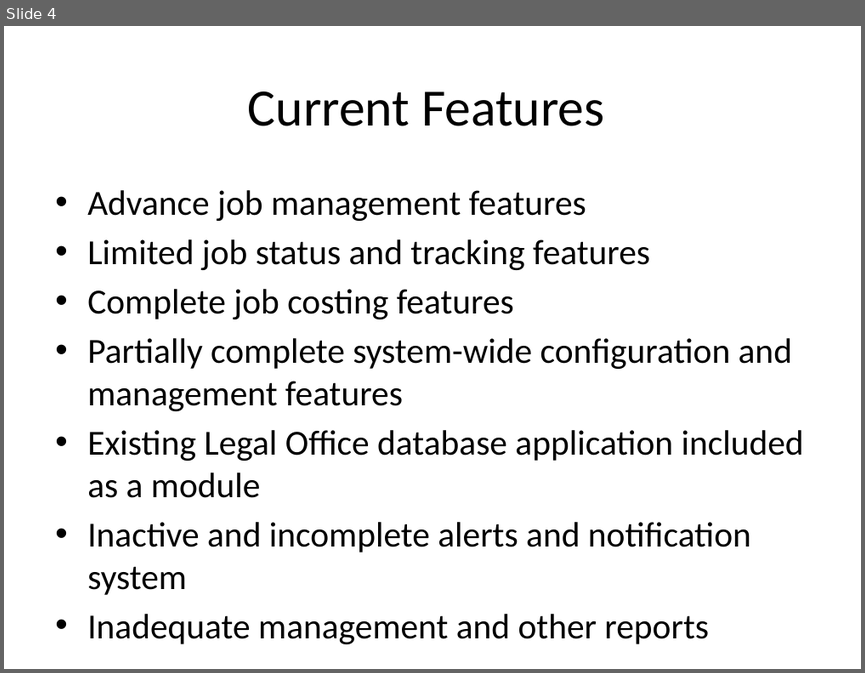
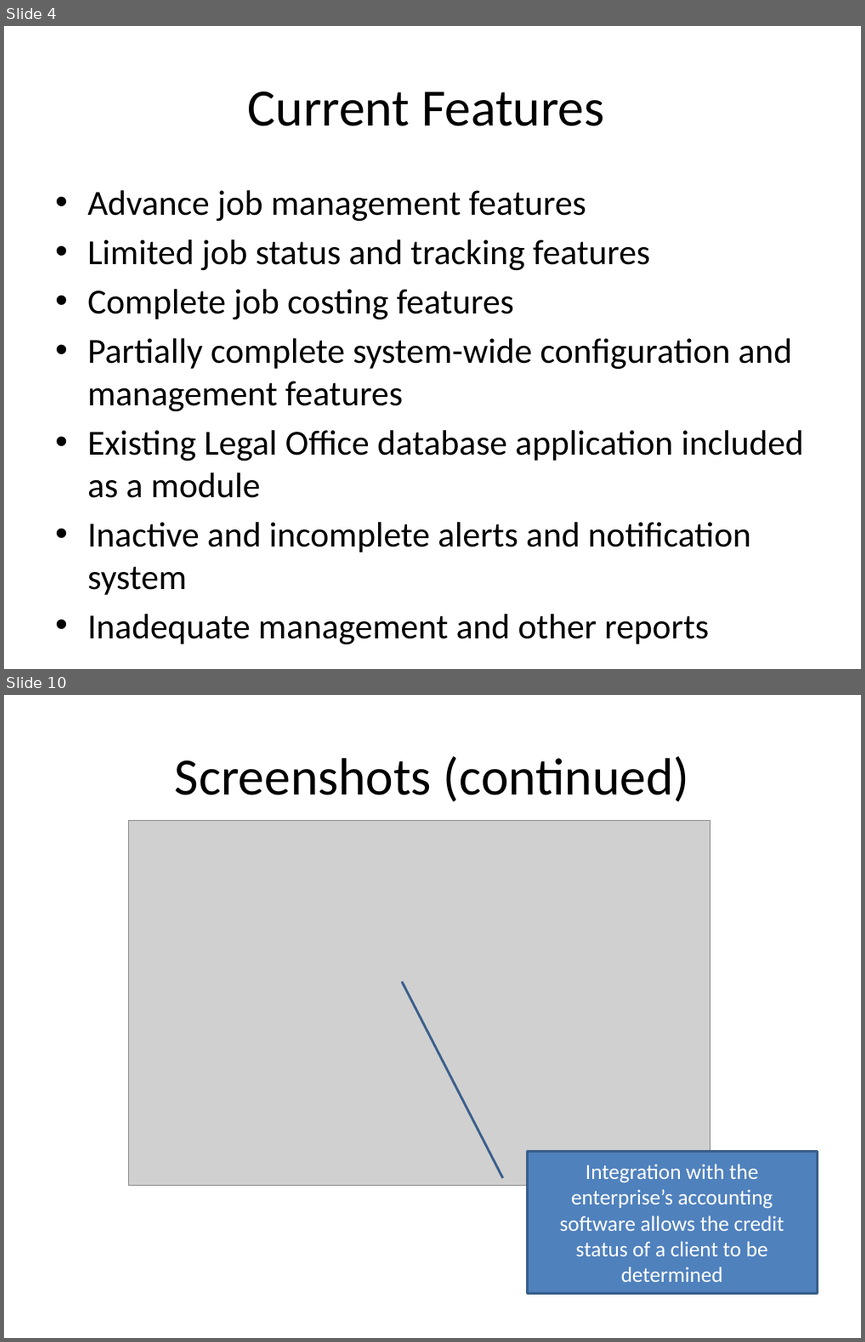
Before and after one commit to DPBandA/job-management-tracking-system, a slide deck: doc/Job Management & Tracking System Presentation.pptx. Shown one above the other, each under a label of ours: slide 4 before the commit, slides 4 and 10 after it; the slides between them are not shown. The pictures are 865x673 and 865x1342 pixels, drawn with LibreOffice and Linux fonts; fonts in the diff are those of the drawing; grey boxes stand for pictures. Boxes give left, top, right and bottom in pixels: in the first picture for what was removed or moved away, otherwise in the second. Text is boxed around its words. In the diff, an @@ line names an element or a change of style, - is before the commit and + after.

```diff
--- a/doc/Job Management & Tracking System Presentation.pptx
+++ b/doc/Job Management & Tracking System Presentation.pptx
@@ slide 10 added at <box>4,695,861,1338</box>, background #FFFFFF @@
@@ title added at <box>175,756,689,802</box>, 44 pt, text #000000 @@
+Screenshots (continued)
@@ picture added at <box>129,821,710,1185</box> @@
@@ border callout added at <box>527,1151,817,1293</box>, fill #4F81BD, outline #3A5F8C 2 pt, 18 pt, text #FFFFFF @@
+Integration with the enterprise’s accounting software allows the credit status of a client to be determined
```
Also in this commit, not shown: 3 slides changed, 6 other slides added, 1 slide removed, 2 other files.
